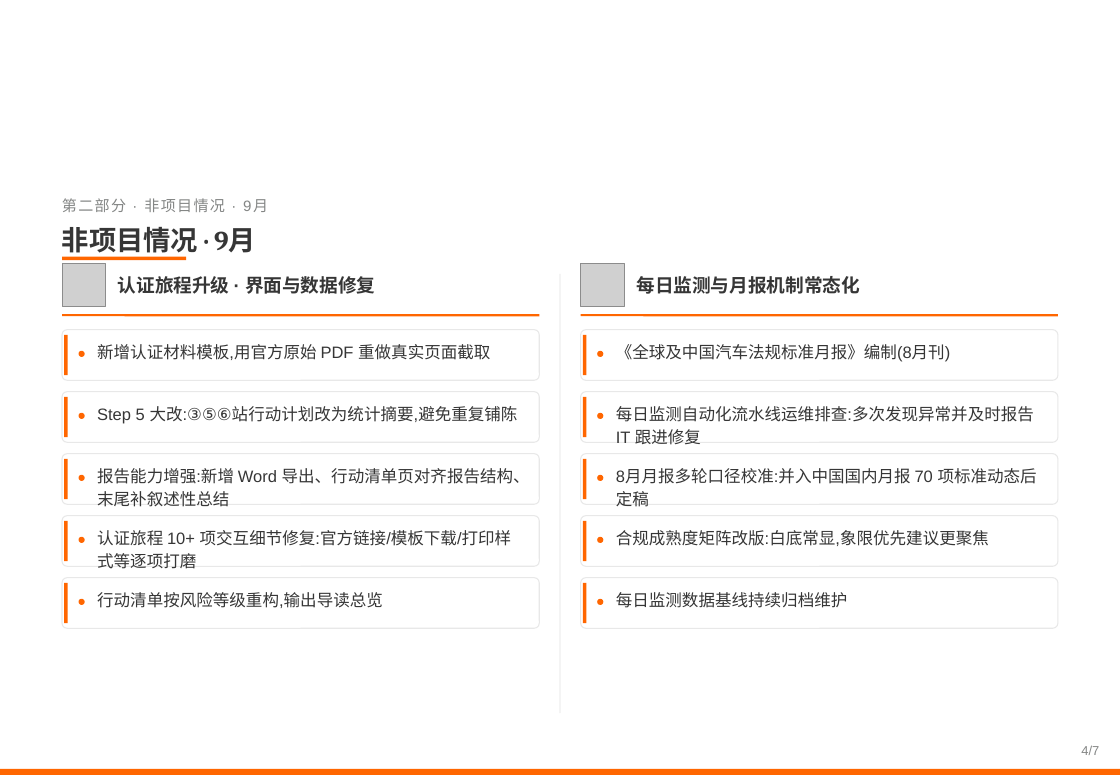
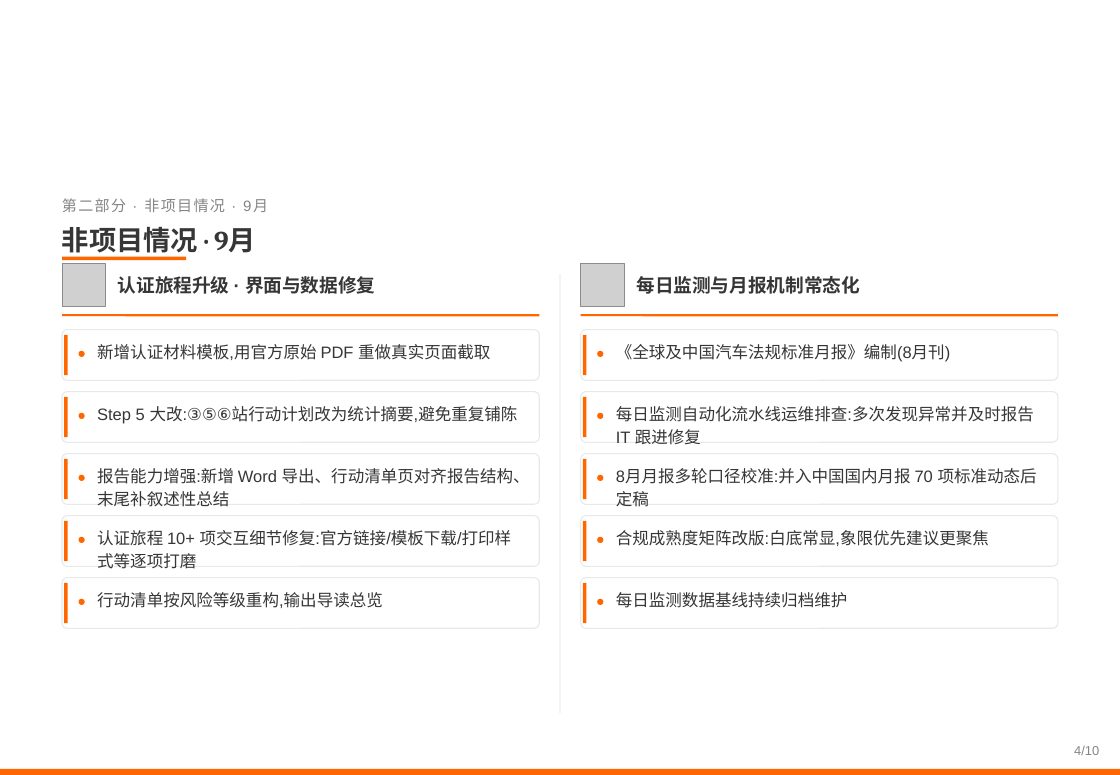
Before and after one commit to zhenghannah1228-boop/Auto-Reg-Monitor, a slide deck: slide 4 of 2026年8-9月工作汇报.pptx. Drawn at 1120x775 pixels with LibreOffice and Linux fonts; fonts in the diff are those of the drawing; grey boxes stand for pictures; background and template pictures are left out. Boxes give left, top, right and bottom in pixels: in the first picture for what was removed or moved away, otherwise in the second. Text is boxed around its words. In the diff, an @@ line names an element or a change of style, - is before the commit and + after.

```diff
--- a/2026年8-9月工作汇报.pptx
+++ b/2026年8-9月工作汇报.pptx
@@ text at (1074,746,1099,755): text changed @@
-4/7
+4/10
```
Also in this commit, not shown: 5 other slides changed, 4 slides added, 1 slide removed.
